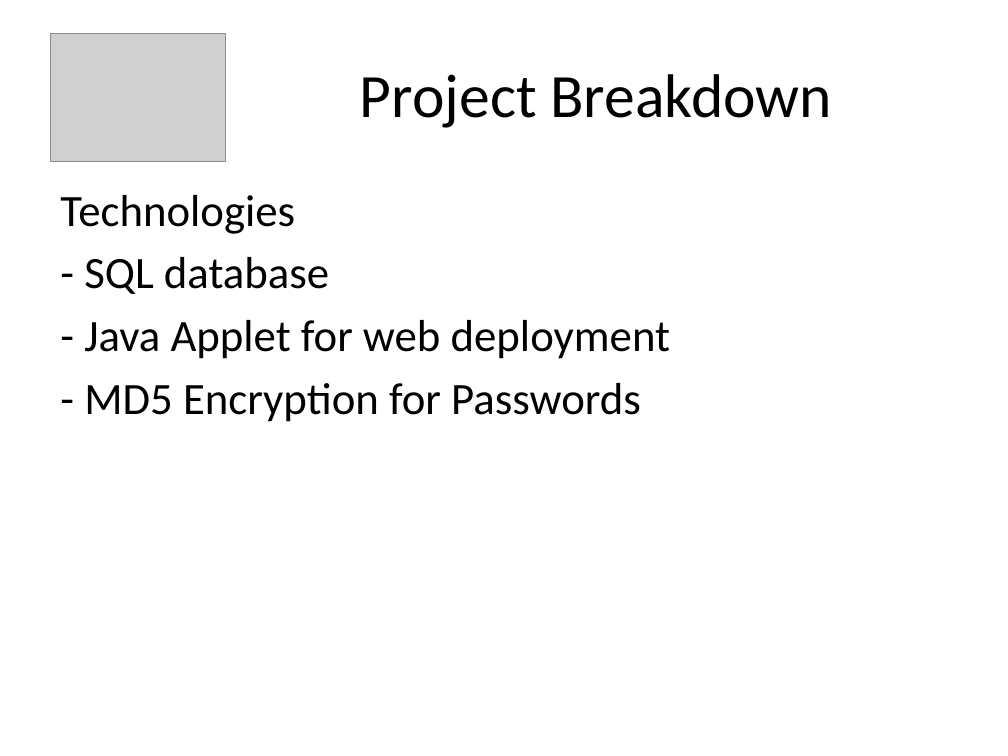
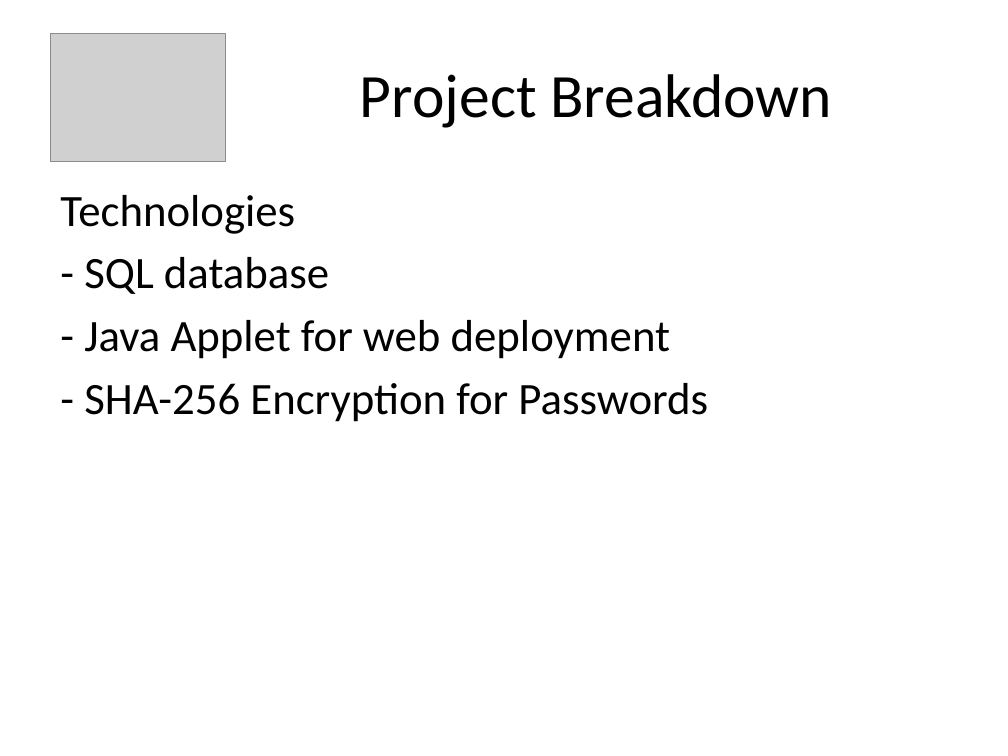
Before and after one commit to Assisting/shift-swap, a slide deck: slide 5 of Agile Tech.pptx. Drawn at 1008x756 pixels with LibreOffice and Linux fonts; fonts in the diff are those of the drawing; grey boxes stand for pictures. Boxes give left, top, right and bottom in pixels: in the first picture for what was removed or moved away, otherwise in the second. Text is boxed around its words. In the diff, an @@ line names an element or a change of style, - is before the commit and + after.

Commit message:
Fixed mention of encryption algorithm
We use SHA-256 encryption now

```diff
--- a/Agile Tech.pptx
+++ b/Agile Tech.pptx
@@ text at [84, 383, 708, 422]: text changed @@
-- MD5 Encryption for Passwords
+- SHA-256 Encryption for Passwords
```
Also in this commit, not shown: 1 other slide changed.
